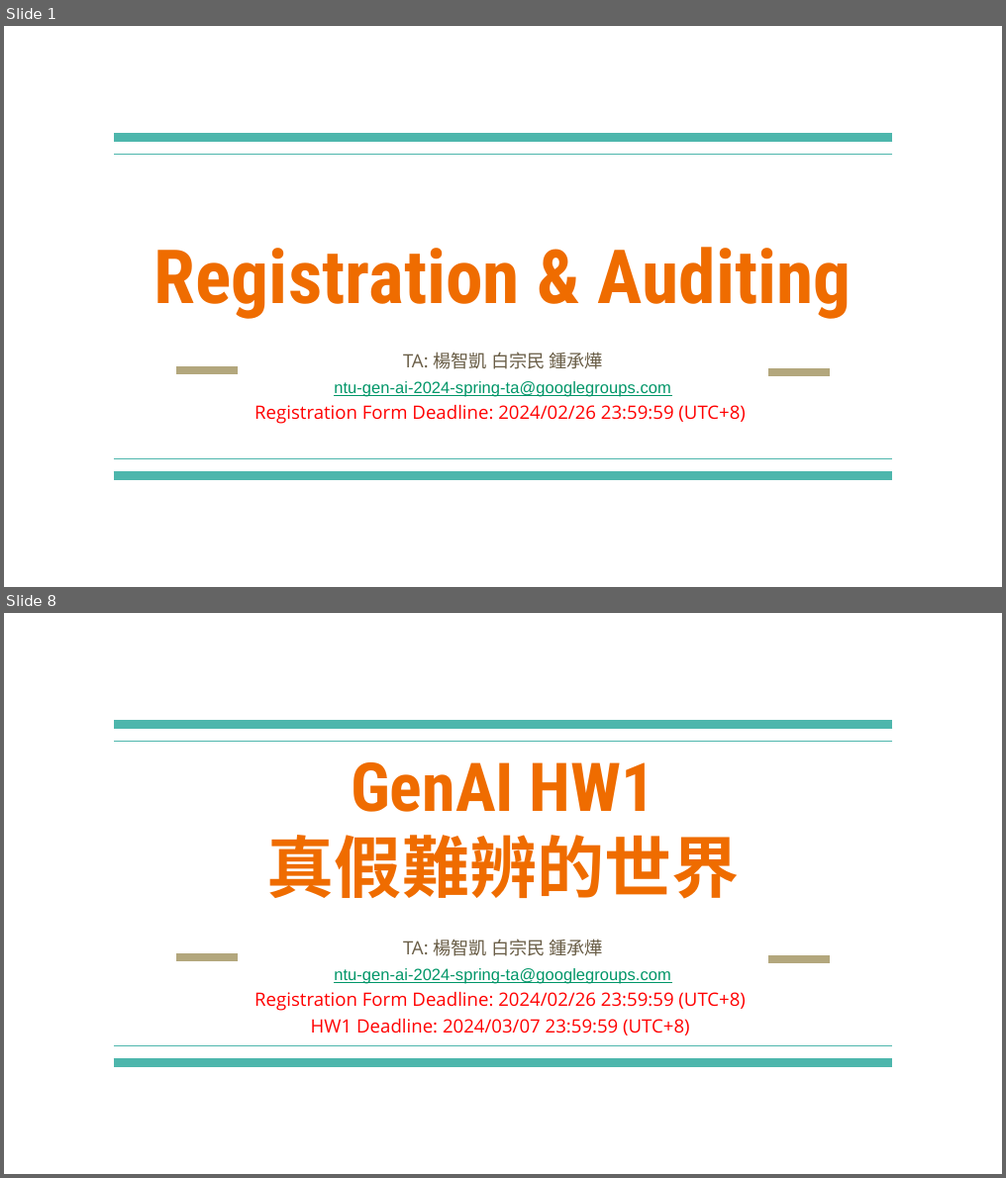
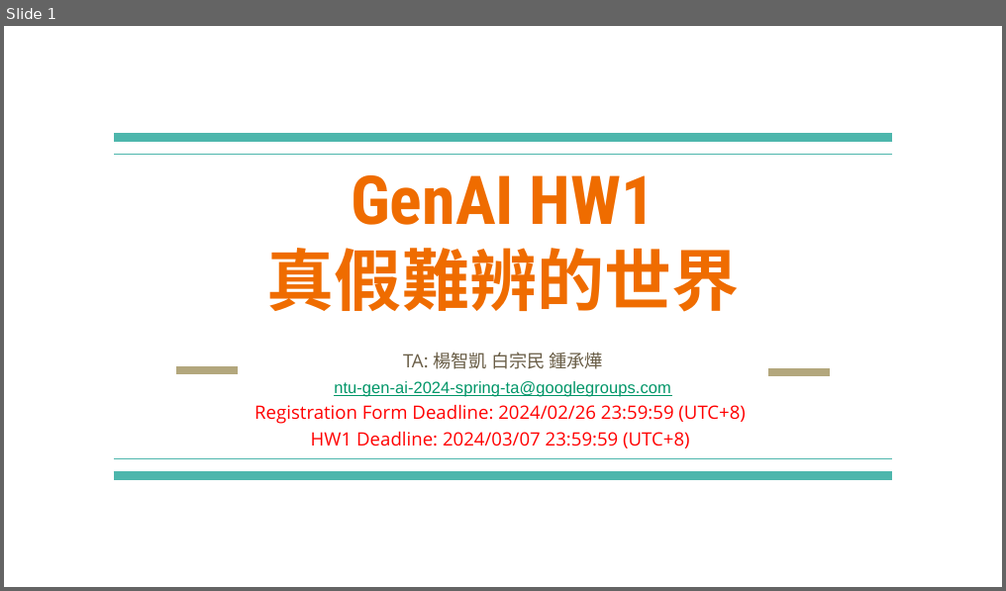
Before and after one commit to lanzhiwang/machine_learning, a slide deck: 2024_generative_ai/homework/01_真假難辨的世界.pptx. Shown one above the other, each under a label of ours: slides 1 and 8 before the commit, slide 1 after it; the slides between them are not shown. The pictures are 1006x1178 and 1006x591 pixels, drawn with LibreOffice and Linux fonts; fonts in the diff are those of the drawing. Boxes give left, top, right and bottom in pixels: in the first picture for what was removed or moved away, otherwise in the second. Text is boxed around its words. In the diff, an @@ line names an element or a change of style, - is before the commit and + after.

```diff
--- a/2024_generative_ai/homework/01_真假難辨的世界.pptx
+++ b/2024_generative_ai/homework/01_真假難辨的世界.pptx
@@ slide 1 removed at bbox=[4, 26, 1002, 587], background #FFFFFF; not listed: 6 template elements that a slide beside it also shows @@
@@ title removed at bbox=[154, 247, 851, 319] @@
-Registration & Auditing
@@ subtitle removed at bbox=[254, 352, 746, 424] @@
-TA: 楊智凱 白宗民 鍾承燁
-ntu-gen-ai-2024-spring-ta@googlegroups.com
-Registration Form Deadline: 2024/02/26 23:59:59 (UTC+8)
@@ what was slide 8 is now slide 1 @@
```
Also in this commit, not shown: 6 other slides removed, 56 other files.
